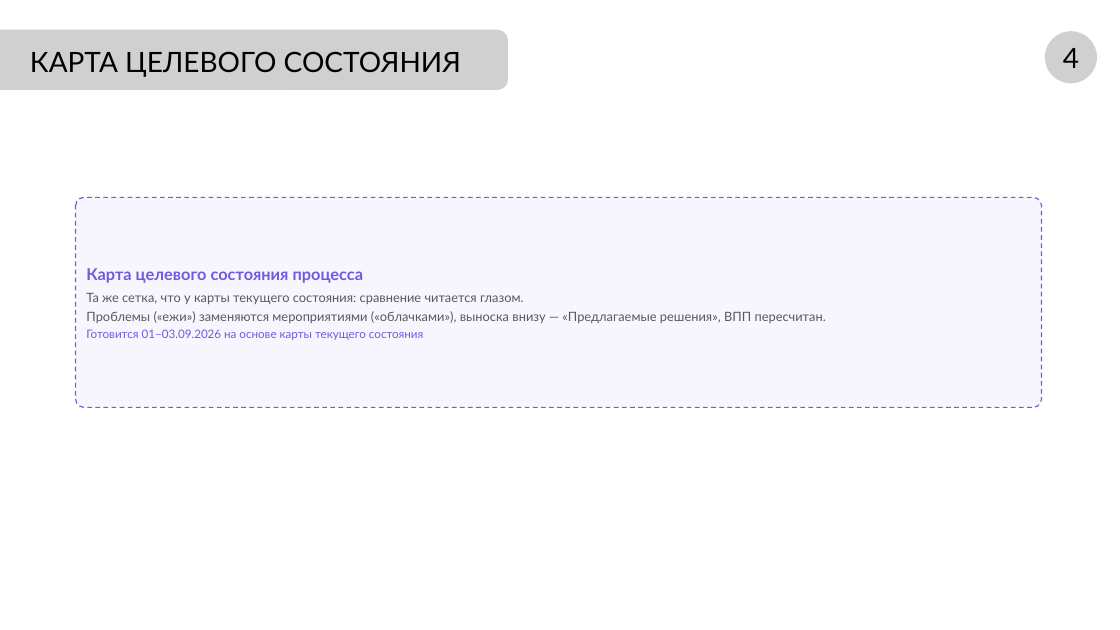
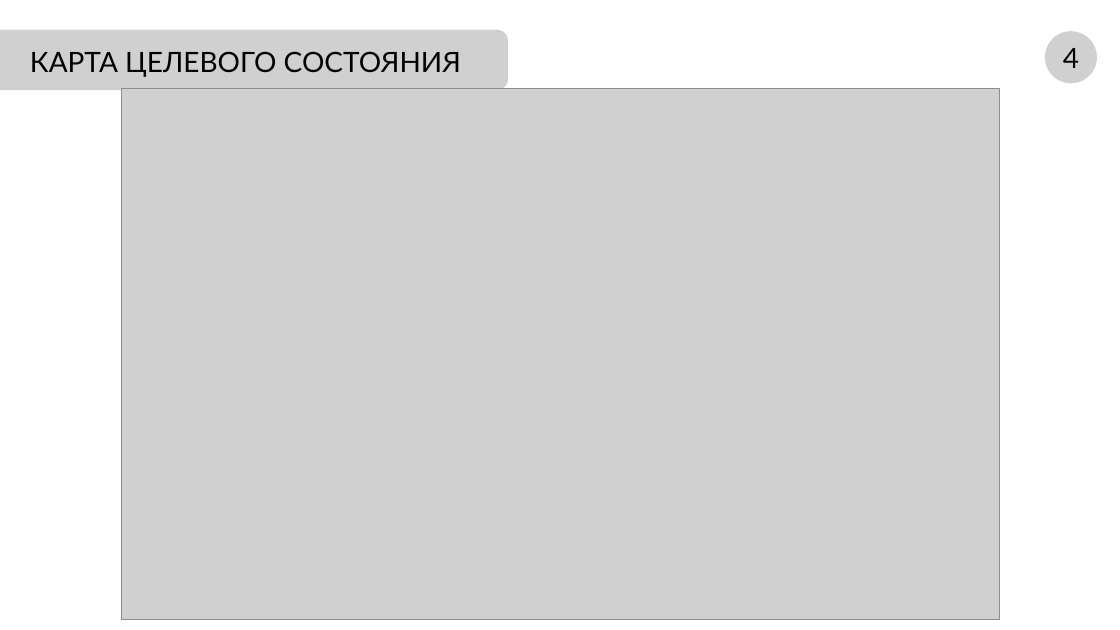
Before and after one commit to NiceGenn/Team-28-progress, a slide deck: slide 5 of файлы/prezentaciya-chernovik.pptx. Drawn at 1120x630 pixels with LibreOffice and Linux fonts; fonts in the diff are those of the drawing; grey boxes stand for pictures. Boxes give left, top, right and bottom in pixels: in the first picture for what was removed or moved away, otherwise in the second. Text is boxed around its words. In the diff, an @@ line names an element or a change of style, - is before the commit and + after.

```diff
--- a/файлы/prezentaciya-chernovik.pptx
+++ b/файлы/prezentaciya-chernovik.pptx
@@ picture added at bbox=[122, 88, 1000, 619] @@
@@ rounded rectangle removed at bbox=[76, 197, 1042, 408] @@
-Карта целевого состояния процесса
-Та же сетка, что у карты текущего состояния: сравнение читается глазом.
-Проблемы («ежи») заменяются мероприятиями («облачками»), выноска внизу — «Предлагаемые решения», ВПП пересчитан.
-Готовится 01–03.09.2026 на основе карты текущего состояния
```
Also in this commit, not shown: 13 other files.
